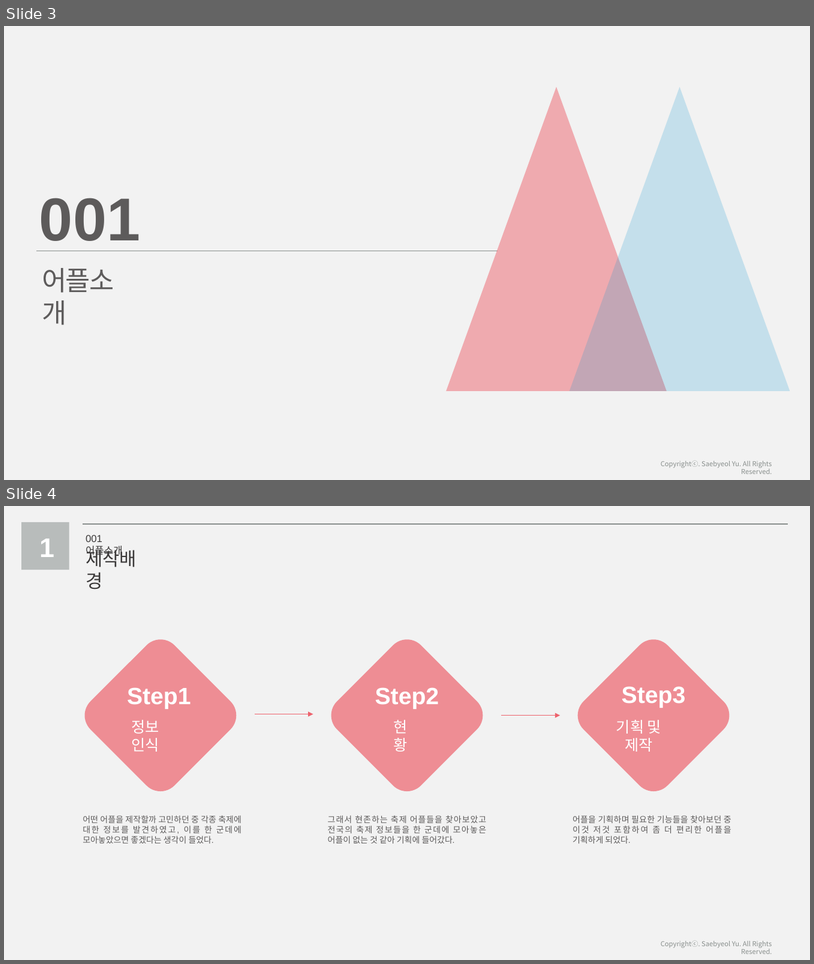
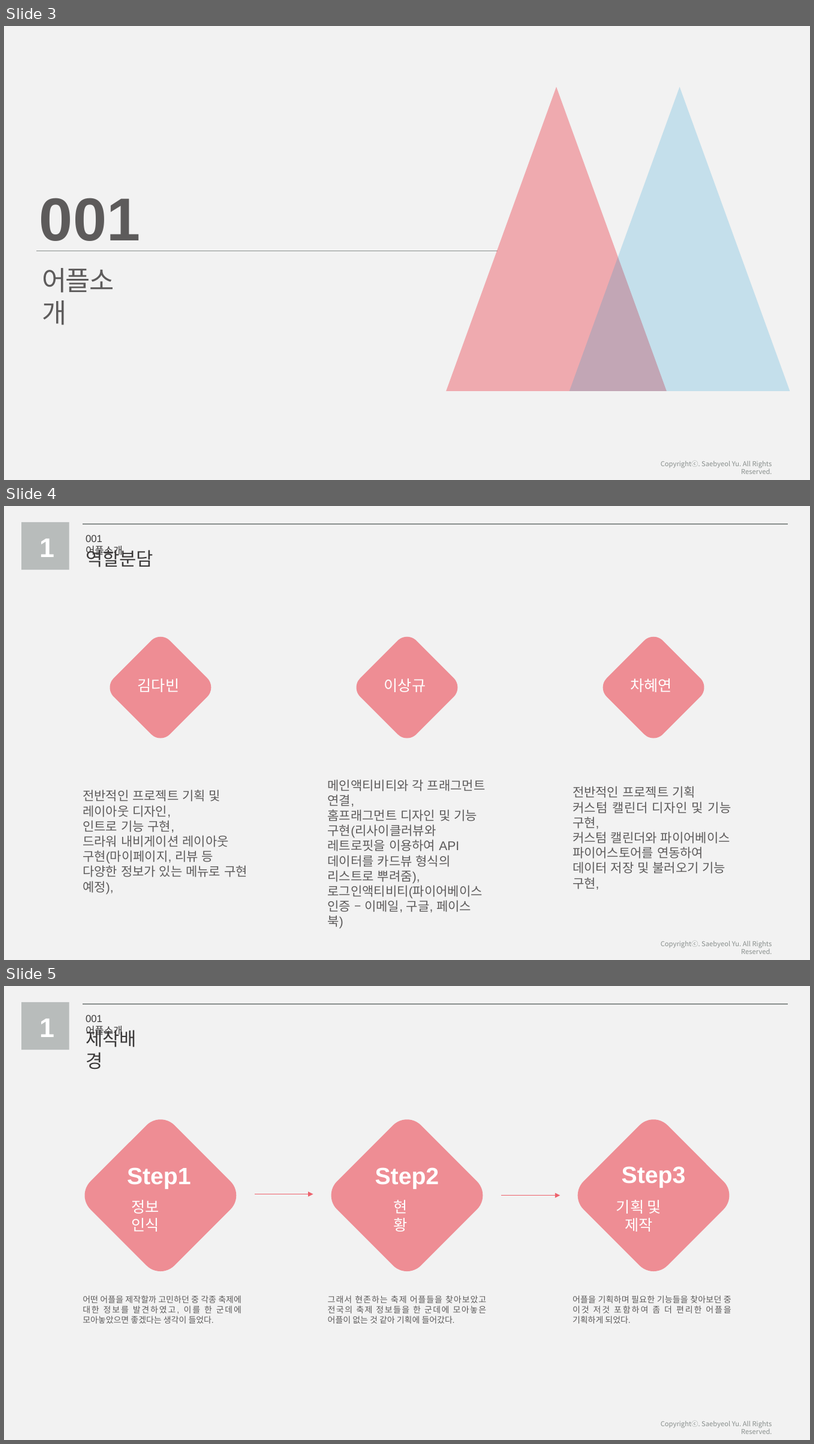
Before and after one commit to whale14/daelimProject, a slide deck: 발표자료.pptx. Shown one above the other, each under a label of ours: slides 3 and 4 before the commit, slides 3, 4 and 5 after it. The pictures are 814x964 and 814x1444 pixels, drawn with LibreOffice and Linux fonts; fonts in the diff are those of the drawing. Boxes give left, top, right and bottom in pixels: in the first picture for what was removed or moved away, otherwise in the second. Text is boxed around its words. In the diff, an @@ line names an element or a change of style, - is before the commit and + after.

Commit message:
발표자료 ppt 수정
중간 발표 최종

```diff
--- a/발표자료.pptx
+++ b/발표자료.pptx
@@ slide 4 added at [4, 506, 810, 960], background #F2F2F2; not listed: 1 template element that a slide beside it also shows @@
@@ rectangle added at [21, 522, 69, 570], fill #B8BCBB @@
@@ text added at [39, 538, 54, 557], 32 pt, text #FFFFFF, bold @@
+1
@@ line added from (83, 524) to (789, 524), #898F8D 1.5 pt @@
@@ text added at [86, 535, 123, 557], 12 pt, text #3A3838 @@
+001 어플소개
@@ text added at [86, 547, 153, 567], 22 pt, text #3A3838 @@
+역할분담
@@ rounded rectangle added at [104, 631, 216, 743], fill #ED636D at 70% opacity @@
@@ rounded rectangle added at [351, 631, 463, 743], fill #ED636D at 70% opacity @@
@@ rounded rectangle added at [598, 631, 710, 743], fill #ED636D at 70% opacity @@
@@ text added at [138, 678, 180, 692], 18 pt, text #FFFFFF @@
+김다빈
@@ text added at [384, 678, 426, 692], 18 pt, text #FFFFFF @@
+이상규
@@ text added at [630, 678, 672, 692], 18 pt, text #FFFFFF @@
+차혜연
@@ text added at [83, 789, 248, 894], 15 pt, text #5D5B5B @@
+전반적인 프로젝트 기획 및 레이아웃 디자인,
+인트로 기능 구현,
+드라워 내비게이션 레이아웃 구현(마이페이지, 리뷰 등 다양한 정보가 있는 메뉴로 구현 예정),
@@ text added at [328, 779, 486, 928], 15 pt, text #5D5B5B @@
+메인액티비티와 각 프래그먼트 연결,
+홈프래그먼트 디자인 및 기능 구현(리사이클러뷰와 레트로핏을 이용하여 API 데이터를 카드뷰 형식의 리스트로 뿌려줌),
+로그인액티비티(파이어베이스 인증 – 이메일, 구글, 페이스북)
@@ text added at [573, 786, 731, 889], 15 pt, text #5D5B5B @@
+전반적인 프로젝트 기획
+커스텀 캘린더 디자인 및 기능 구현,
+커스텀 캘린더와 파이어베이스 파이어스토어를 연동하여 데이터 저장 및 불러오기 기능 구현,
@@ what was slide 4 is now slide 5 @@
```
